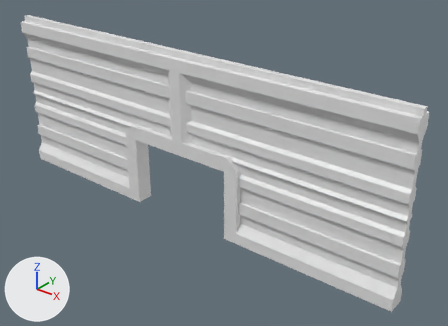
Renders of the glTF model SpaceHorrorGame/assets/Walls/Large/Large_Doorway_Interior_1.gltf from each side of a commit.
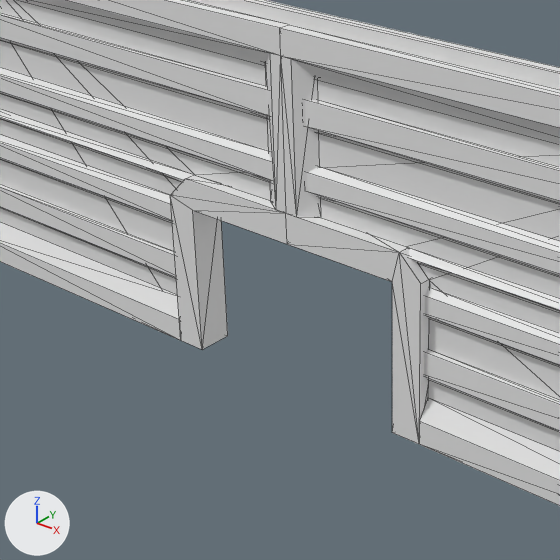
Old and new are each drawn whole from a 50 mm lens placed at (13.0, -5.15, 11.34), pointed at (1.29, 9.48, 2.27) and again close up on the part from 11% to 67% of the width and 14% to 91% of the height. Every picture has the same lights, and +X, +Y and +Z are marked at lower left. The close-ups show mesh edges as thin lines. Where no turn or scale is listed for an object, it has been applied to the vertices. Vertices at the same position are counted once.

Script lines for the objects in view, before the commit:
```python
me_cube_008 = bpy.data.meshes.new('Cube.008')
me_cube_008.from_pydata(...)  # 24 vertices, 46 faces; spans x -2.5..2.5, y 8.6..9.2, z 0.0..3.0
me_cube_064 = bpy.data.meshes.new('Cube.064')
me_cube_064.from_pydata(...)  # 28 vertices, 46 faces; spans x -8.0..8.0, y 8.6..8.8, z -3.0..2.8
# before: 12 (-2.5, 8.8, -3.0), 13 (-2.5, 8.8, -2.3), 14 (-2.5, 8.6, -2.6) at pixel (179, 319), 15 (-2.5, 8.6, -3.0) at pixel (180, 340)
# before: 24 (2.5, 8.8, -3.0), 25 (2.5, 8.8, -2.3) at pixel (427, 397), 26 (2.5, 8.6, -2.6) at pixel (419, 421), 27 (2.5, 8.6, -3.0) at pixel (419, 444)
me_cube_065 = bpy.data.meshes.new('Cube.065')
me_cube_065.from_pydata(...)  # 12 vertices, 22 faces; spans x -0.5..0.5, y 8.6..8.8, z 0.0..2.4
me_cube_066 = bpy.data.meshes.new('Cube.066')
me_cube_066.from_pydata(...)  # 76 vertices, 112 faces; spans x -8.0..8.0, y 8.7..8.8, z 1.0..4.8
me_plane_024 = bpy.data.meshes.new('Plane.024')
me_plane_024.from_pydata(...)  # 20 vertices, 36 faces; spans x -8.0..8.0, y 8.8..9.0, z 0.0..6.0
ob_large_doorway_wall_panel = bpy.data.objects.new('Large_Doorway_Wall_Panel', me_cube_066)
ob_large_doorway_wall_panel.location = (0.0, 0.0, 0.0)
ob_large_frame = bpy.data.objects.new('Large_Frame', me_cube_008)
ob_large_frame.location = (0.0, 0.0, 0.0)
ob_large_wall_doorway = bpy.data.objects.new('Large_Wall_Doorway', me_plane_024)
ob_large_wall_doorway.location = (0.0, 0.0, 0.0)
ob_large_wall_interior_center_panel = bpy.data.objects.new('Large_Wall_Interior_Center_Panel', me_cube_065)
ob_large_wall_interior_center_panel.location = (0.0, 0.0, 3.0)
ob_large_wall_interior_top_bottom_panel = bpy.data.objects.new('Large_Wall_Interior_Top_Bottom_Panel', me_cube_064)
ob_large_wall_interior_top_bottom_panel.location = (0.0, 0.0, 3.0)
```
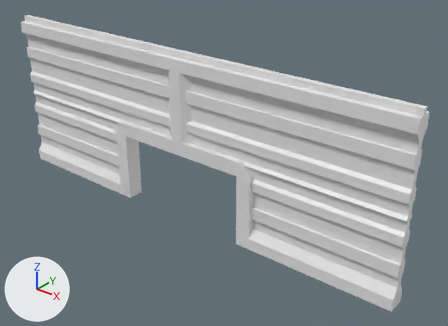
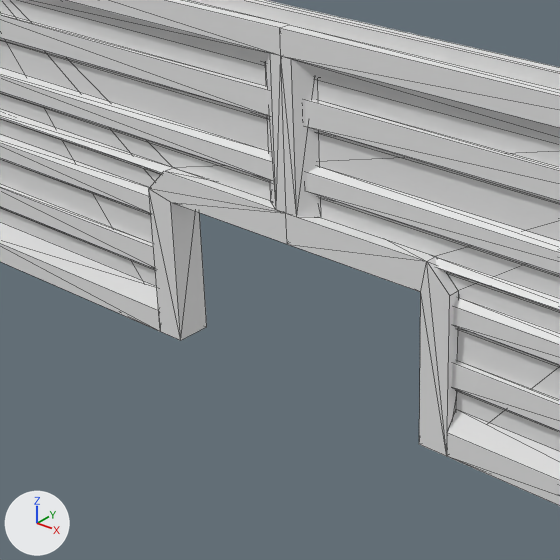
The newer file is also turned or shifted as a whole; pictures and numbers use the older file's frame.

Pixel boxes (x1, y1, x2, y2) of what changed, in the close-ups (560 x 560 px; the box of a moved part takes in the faces that stretch with it):
'Large_Door_Frame', added
    after: (149, 168, 458, 456)
'Large_Frame', deleted
    before: (170, 175, 429, 444)
part 1 of me_cube_064, moved or reshaped
    before: (0, 222, 181, 340)
    after: (0, 222, 160, 331)
part 2 of me_cube_064, moved or reshaped
    before: (419, 398, 560, 506)
    after: (447, 409, 560, 506)
part 3 of me_plane_024, moved or reshaped
    both: (0, 0, 560, 433)
part 4 of me_cube_066, moved or reshaped
    before: (0, 184, 176, 278)
    after: (0, 184, 155, 270)
part 5 of me_cube_066, moved or reshaped
    before: (0, 135, 172, 223)
    after: (0, 135, 151, 215)
part 6 of me_cube_066, moved or reshaped
    before: (0, 109, 193, 182)
    after: (0, 109, 173, 175)
part 7 of me_cube_066, moved or reshaped
    before: (408, 247, 560, 312)
    after: (436, 257, 560, 312)
part 8 of me_cube_066, moved or reshaped
    before: (425, 287, 560, 367)
    after: (453, 297, 560, 367)
part 9 of me_cube_066, moved or reshaped
    before: (424, 350, 560, 433)
    after: (452, 361, 560, 433)

The change, as a diff of the scene's bpy script:
```diff
--- a/SpaceHorrorGame/assets/Walls/Large/Large_Doorway_Interior_1.gltf.py
+++ b/SpaceHorrorGame/assets/Walls/Large/Large_Doorway_Interior_1.gltf.py
@@ me_cube_064 @@
 me_cube_064.from_pydata(...)  # 28 vertices, 46 faces; spans x -8.0..8.0, y 8.6..8.8, z -3.0..2.8
 # used by ob_large_wall_interior_top_bottom_panel; location = (0.0, 0.0, 3.0)
+# me_cube_064 part 1
+for i in [*range(12, 16)]: me_cube_064.vertices[i].co += Vector((-0.5, 0.0, 0.0))
+# me_cube_064 part 2
+for i in [*range(24, 28)]: me_cube_064.vertices[i].co += Vector((0.5, 0.0, 0.0))
@@ me_plane_024 @@
 me_plane_024.from_pydata(...)  # 20 vertices, 36 faces; spans x -8.0..8.0, y 8.8..9.0, z 0.0..6.0
 # used by ob_large_wall_doorway; location = (0.0, 0.0, 0.0)
+# me_plane_024 part 3: all 12 vertices in x -2.5..2.5, y 8.8..9.0, z 0.0..3.0 are scaled about their middle by (1.21, 1, 1)
@@ me_cube_066 @@
 me_cube_066.from_pydata(...)  # 76 vertices, 112 faces; spans x -8.0..8.0, y 8.7..8.8, z 1.0..4.8
 # used by ob_large_doorway_wall_panel; location = (0.0, 0.0, 0.0)
+# me_cube_066 part 4: all 4 vertices in x -2.1, y 8.7..8.8, z 1.0..1.5 are moved by (-0.8, 0.0, 0.0)
+# me_cube_066 part 5: all 4 vertices in x -2.2, y 8.7..8.8, z 2.0..2.5 are moved by (-0.7, 0.0, 0.0)
+# me_cube_066 part 6: all 3 vertices in x -2.1, y 8.7..8.8, z 2.8..3.0 are moved by (-0.4, 0.0, 0.0)
+# me_cube_066 part 7: all 3 vertices in x 2.1, y 8.7..8.8, z 2.8..3.0 are moved by (0.4, 0.0, 0.0)
+# me_cube_066 part 8: all 4 vertices in x 2.2, y 8.7..8.8, z 2.0..2.5 are moved by (0.7, 0.0, 0.0)
+# me_cube_066 part 9: all 4 vertices in x 2.1, y 8.7..8.8, z 1.0..1.5 are moved by (0.8, 0.0, 0.0)
@@ me_cube_008_1 @@
+me_cube_008_1.from_pydata(...)  # 24 vertices, 46 faces; spans x -3.0..3.0, y -0.4..0.2, z 0.0..3.0
@@ ob_large_frame @@
-ob_large_frame = bpy.data.objects.new('Large_Frame', me_cube_008)
-ob_large_frame.location = (0.0, 0.0, 0.0)
@@ ob_large_door_frame @@
+ob_large_door_frame = bpy.data.objects.new('Large_Door_Frame', me_cube_008_1)
+ob_large_door_frame.location = (0.0, 9.0, 0.0)
```
